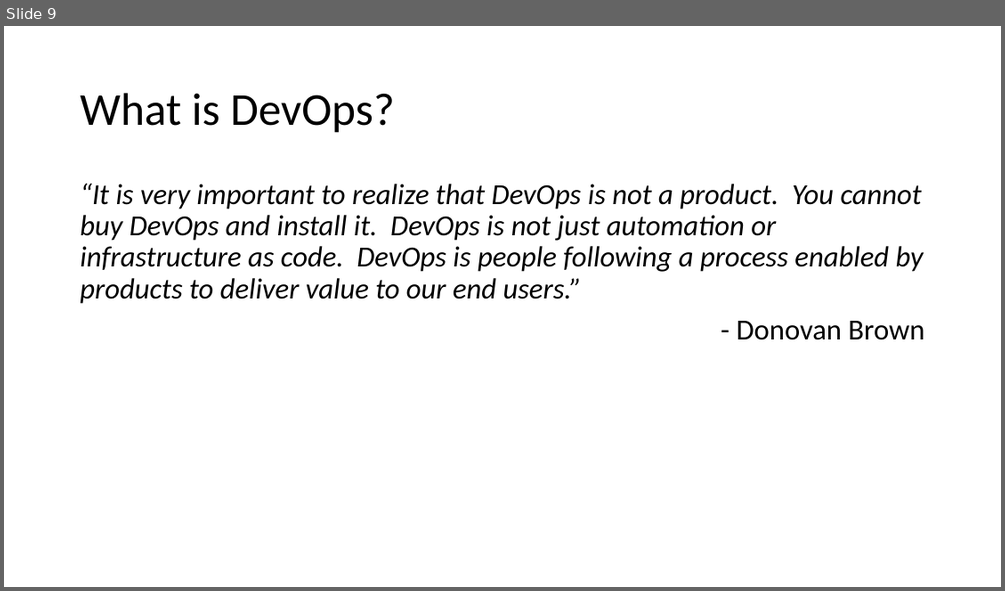
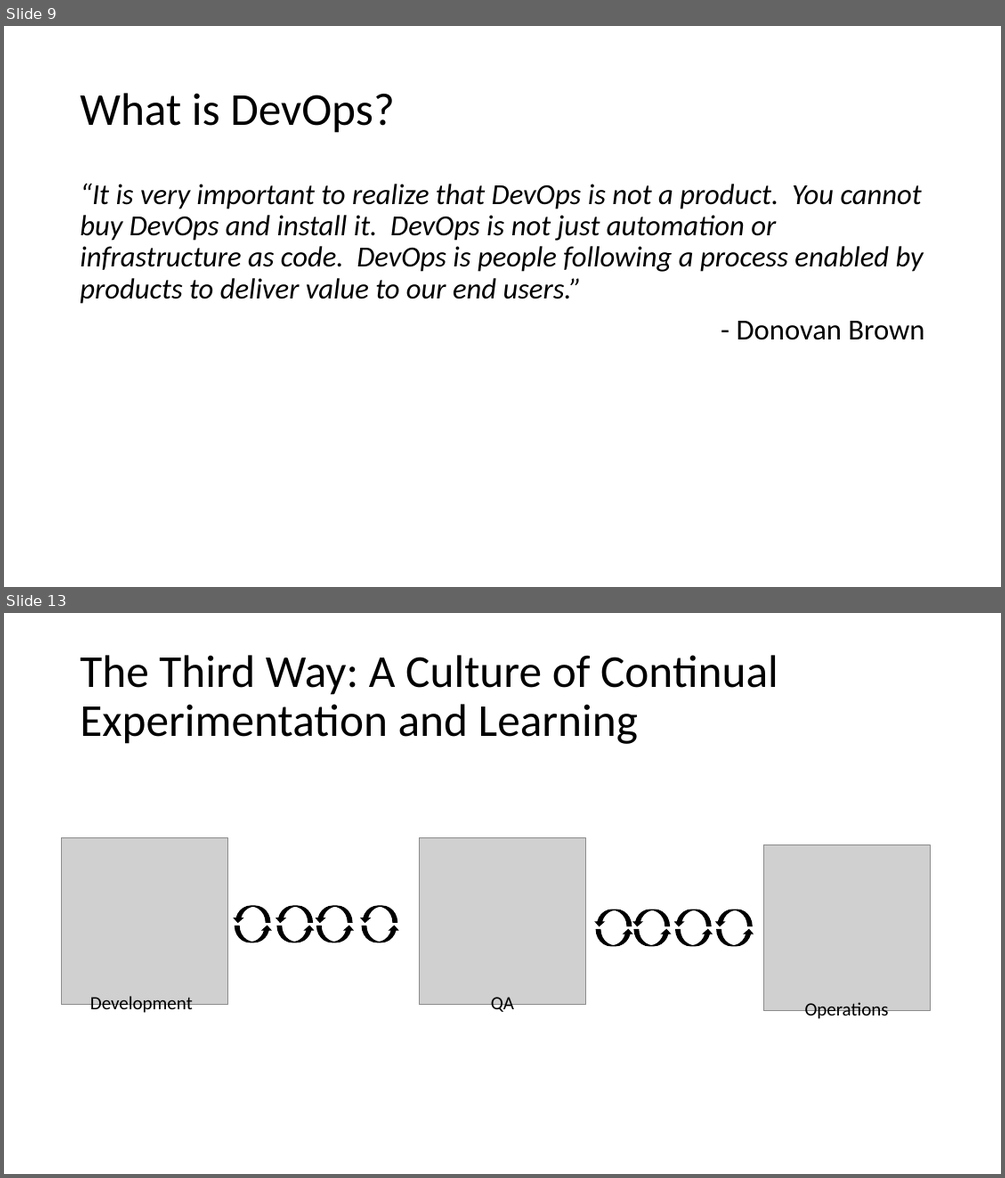
Before and after one commit to way0utwest/DatabaseDevOpsMS, a slide deck: Section 1- Intro to DevOps/1.1IntroDatabaseDevOps.pptx. Shown one above the other, each under a label of ours: slide 9 before the commit, slides 9 and 13 after it; the slides between them are not shown. The pictures are 1005x591 and 1005x1178 pixels, drawn with LibreOffice and Linux fonts; fonts in the diff are those of the drawing; grey boxes stand for pictures. Boxes give left, top, right and bottom in pixels: in the first picture for what was removed or moved away, otherwise in the second. Text is boxed around its words. In the diff, an @@ line names an element or a change of style, - is before the commit and + after.

```diff
--- a/Section 1- Intro to DevOps/1.1IntroDatabaseDevOps.pptx
+++ b/Section 1- Intro to DevOps/1.1IntroDatabaseDevOps.pptx
@@ slide 13 added at (4,613,1001,1174), background #FFFFFF @@
@@ title added at (80,655,778,744), 44 pt, text #000000 @@
+The Third Way: A Culture of Continual Experimentation and Learning
@@ picture added at (62,838,228,1005) @@
@@ picture added at (419,838,586,1005) @@
@@ picture added at (764,844,930,1011) @@
@@ curved up arrow added at (234,906,269,923), fill #000000, outline #000000 1 pt @@
@@ curved up arrow added at (276,906,312,923), fill #000000, outline #000000 1 pt @@
@@ curved up arrow added at (316,906,352,923), fill #000000, outline #000000 1 pt @@
@@ curved up arrow added at (361,906,396,923), fill #000000, outline #000000 1 pt @@
@@ curved up arrow added at (235,925,271,942), fill #000000, outline #000000 1 pt @@
@@ curved up arrow added at (278,925,314,942), fill #000000, outline #000000 1 pt @@
@@ curved up arrow added at (317,925,353,942), fill #000000, outline #000000 1 pt @@
@@ curved up arrow added at (362,925,398,942), fill #000000, outline #000000 1 pt @@
@@ curved up arrow added at (595,910,631,926), fill #000000, outline #000000 1 pt @@
@@ curved up arrow added at (596,929,632,946), fill #000000, outline #000000 1 pt @@
@@ curved up arrow added at (633,910,669,926), fill #000000, outline #000000 1 pt @@
@@ curved up arrow added at (634,929,671,946), fill #000000, outline #000000 1 pt @@
@@ curved up arrow added at (675,910,711,926), fill #000000, outline #000000 1 pt @@
@@ curved up arrow added at (676,929,712,946), fill #000000, outline #000000 1 pt @@
@@ curved up arrow added at (716,910,752,926), fill #000000, outline #000000 1 pt @@
@@ curved up arrow added at (717,929,752,946), fill #000000, outline #000000 1 pt @@
@@ text added at (90,996,193,1014), 18 pt, text #000000 @@
+Development
@@ text added at (491,997,514,1014), 18 pt, text #000000 @@
+QA
@@ text added at (805,1002,889,1021), 18 pt, text #000000 @@
+Operations
```
Also in this commit, not shown: 5 slides changed, 2 other slides added, 3 slides removed, 6 other files.
